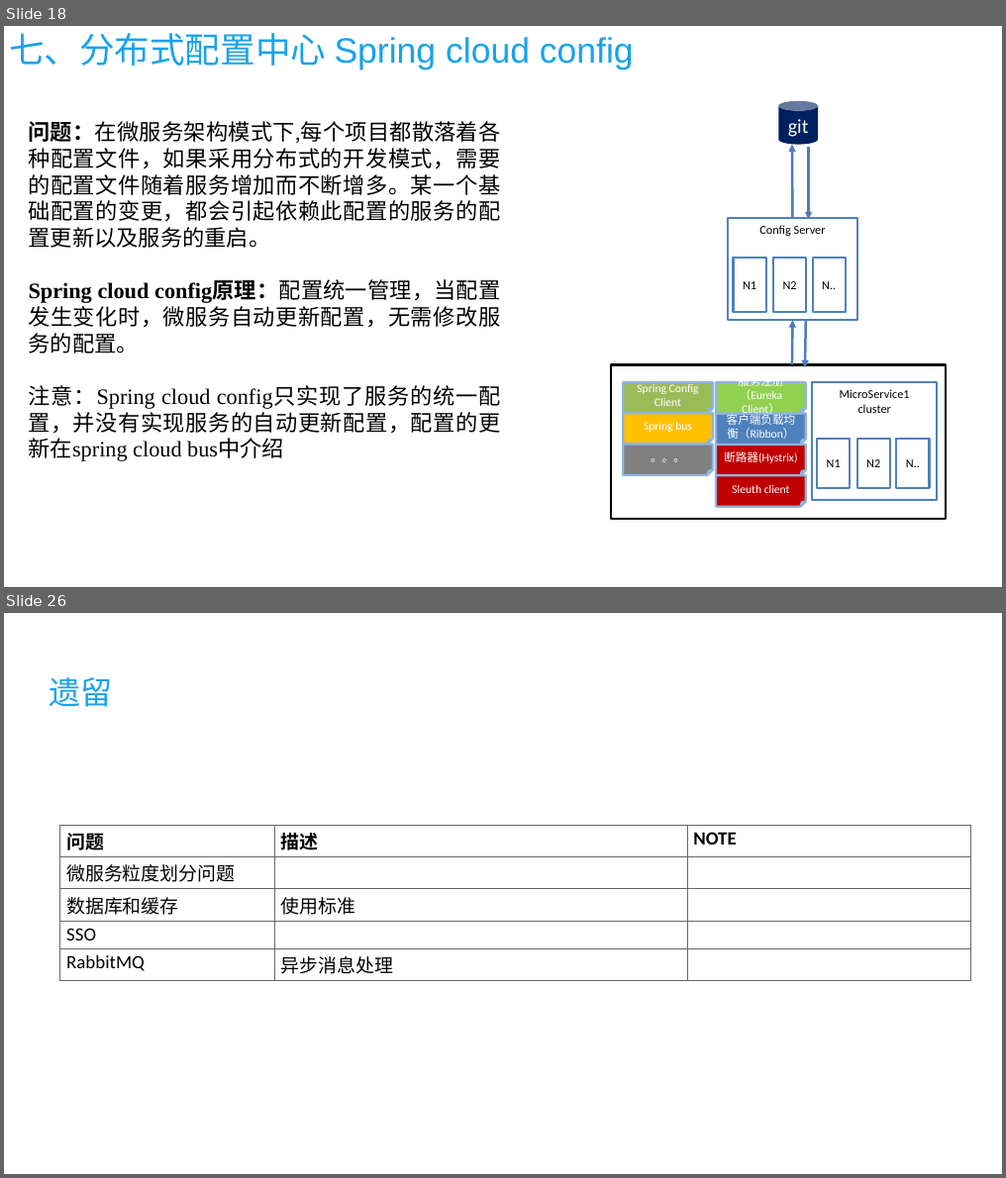
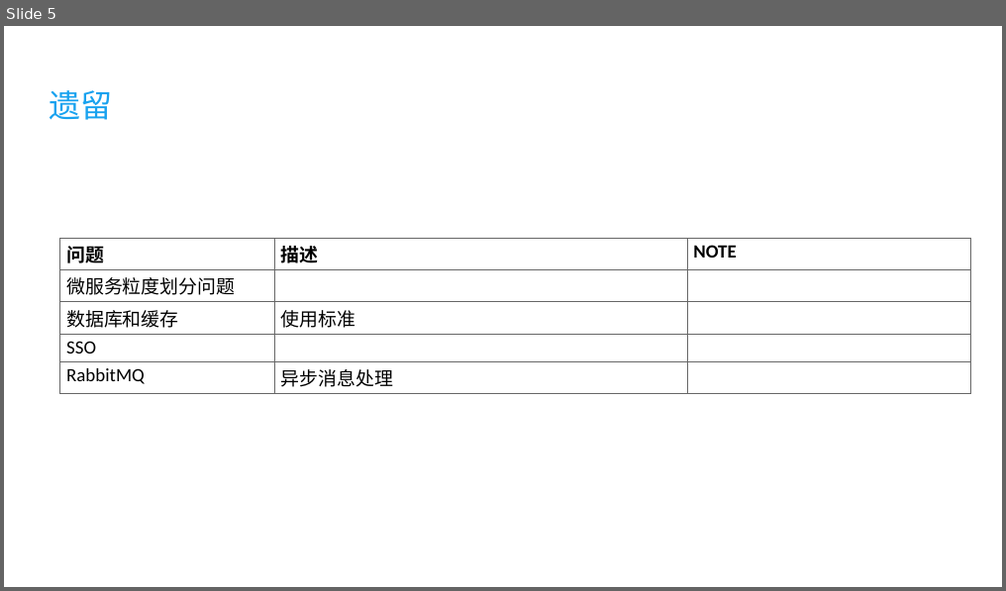
Before and after one commit to kuailewangzi1212/vue, a slide deck: doc/vue.pptx. Shown one above the other, each under a label of ours: slides 18 and 26 before the commit, slide 5 after it; the slides between them are not shown. The pictures are 1006x1178 and 1006x591 pixels, drawn with LibreOffice and Linux fonts; fonts in the diff are those of the drawing. Boxes give left, top, right and bottom in pixels: in the first picture for what was removed or moved away, otherwise in the second. Text is boxed around its words. In the diff, an @@ line names an element or a change of style, - is before the commit and + after.

```diff
--- a/doc/vue.pptx
+++ b/doc/vue.pptx
@@ slide 18 removed at box(4, 26, 1002, 587), background #FFFFFF @@
@@ title removed at box(9, 33, 634, 70) @@
-七、分布式配置中心 Spring cloud config
@@ text removed at box(29, 121, 501, 462) @@
-问题：在微服务架构模式下,每个项目都散落着各种配置文件，如果采用分布式的开发模式，需要的配置文件随着服务增加而不断增多。某一个基础配置的变更，都会引起依赖此配置的服务的配置更新以及服务的重启。
-Spring cloud config原理：配置统一管理，当配置发生变化时，微服务自动更新配置，无需修改服务的配置。
-注意：Spring cloud config只实现了服务的统一配置，并没有实现服务的自动更新配置，配置的更新在spring cloud bus中介绍
@@ group removed at box(611, 101, 945, 519): 9 rectangles, 7 folded corners, 4 arrows, 1 cylinder @@
-客户端负载均衡（Ribbon）
-断路器(Hystrix)
-服务注册（Eureka Client）
-MicroService1
-cluster
-N1
-N2
-N..
-Spring Config Client
-Sleuth client
-。。。
-Spring bus
-git
-Config Server
-N1
-N2
-N..
@@ what was slide 26 is now slide 5 @@
```
Also in this commit, not shown: 1 slide changed, 1 slide added, 21 other slides removed, 3 other files.
